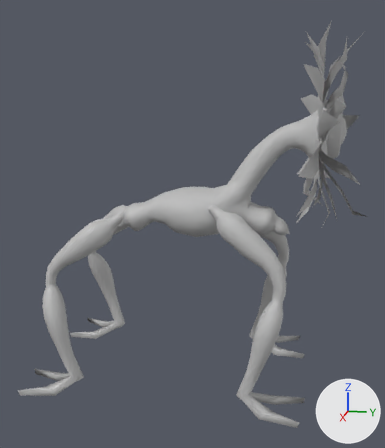
What one commit did to the FBX model Assets/Artists/Models/MOD_SunflowerHound.fbx.
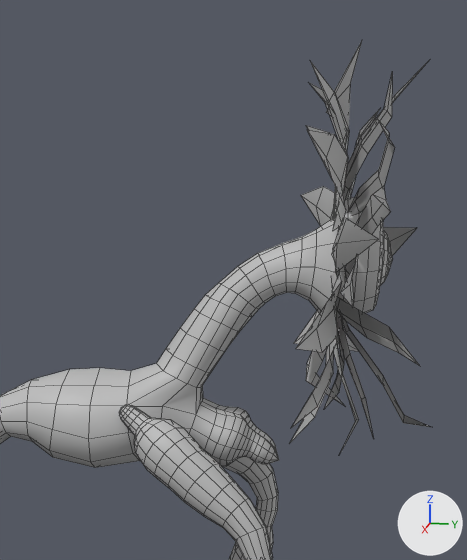
There are two pictures of each version: one whole from a camera (50 mm lens) standing at (4.89, 0.92, 2.74) and looking at (0.02, -0.05, 1.53), one close up on the part from 38% to 100% of the width and 0% to 63% of the height. The lights are fixed; the arrows at lower right show +X, +Y and +Z. The close-ups show mesh edges as thin lines. Where no turn or scale is listed for an object, it has been applied to the vertices.

Before the edit, the objects in view are built like this:
```python
me_mesh = bpy.data.meshes.new('Mesh')
me_mesh.from_pydata(...)  # 2464 vertices, 2432 faces; spans x -0.91..0.87, y -1.56..1.56, z 0.0..3.33
# faces by material slot: [2028, 224, 120, 60]
me_mesh.materials.append(mat_lambert6)  # grey #bcbcbc
me_mesh.materials.append(mat_lambert5)  # grey #bcbcbc
me_mesh.materials.append(mat_lambert8)  # grey #bcbcbc
me_mesh.materials.append(mat_lambert9)  # grey #bcbcbc
ob_sunflowerhound = bpy.data.objects.new('SunflowerHound', me_mesh)
ob_sunflowerhound.location = (0.0, -0.026, 0.0)
```
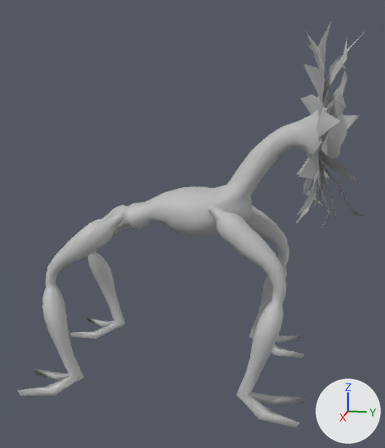
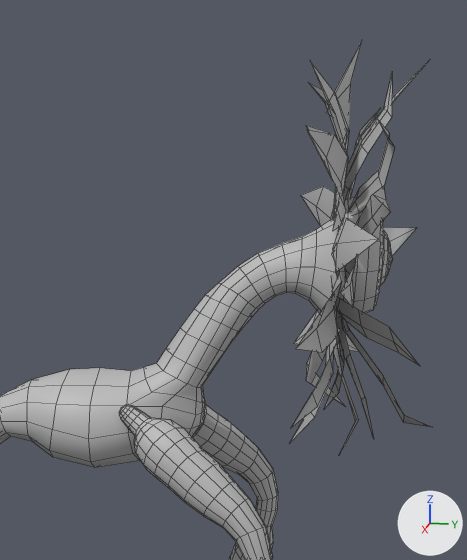
Patch to the scene script:
```diff
--- a/Assets/Artists/Models/MOD_SunflowerHound.fbx.py
+++ b/Assets/Artists/Models/MOD_SunflowerHound.fbx.py
@@ me_mesh @@
 # used by ob_sunflowerhound; location = (0.0, -0.026, 0.0)
-me_mesh.from_pydata(...)  # 2464 vertices, 2432 faces; spans x -0.91..0.87, y -1.56..1.56, z 0.0..3.33
+me_mesh.from_pydata(...)  # 2334 vertices, 2296 faces; spans x -0.91..0.87, y -1.56..1.56, z 0.0..3.33
+# me_mesh part 1
+# 144 vertices are removed from x -0.19..0.2, y 0.52..0.89, z 1.46..1.75
+# 168 faces are deleted
+# 4 vertices move from x -0.15..0.15, y 0.52..0.59, z 1.52..1.75 to x -0.07..0.07, y 0.53, z 1.64..1.75
+# 14 vertices are added at x -0.19..0.19, y 0.24..0.54, z 1.64..1.9
+# 32 new faces join them, mat_lambert6 (grey #bcbcbc)
 me_mesh.materials.append(mat_lambert6)
```

Changed parts and their boxes (x1, y1, x2, y2) in the close-ups (467 x 560 px):
part 1 of me_mesh, cut back: before (127, 364, 279, 466); after (127, 364, 205, 437)
